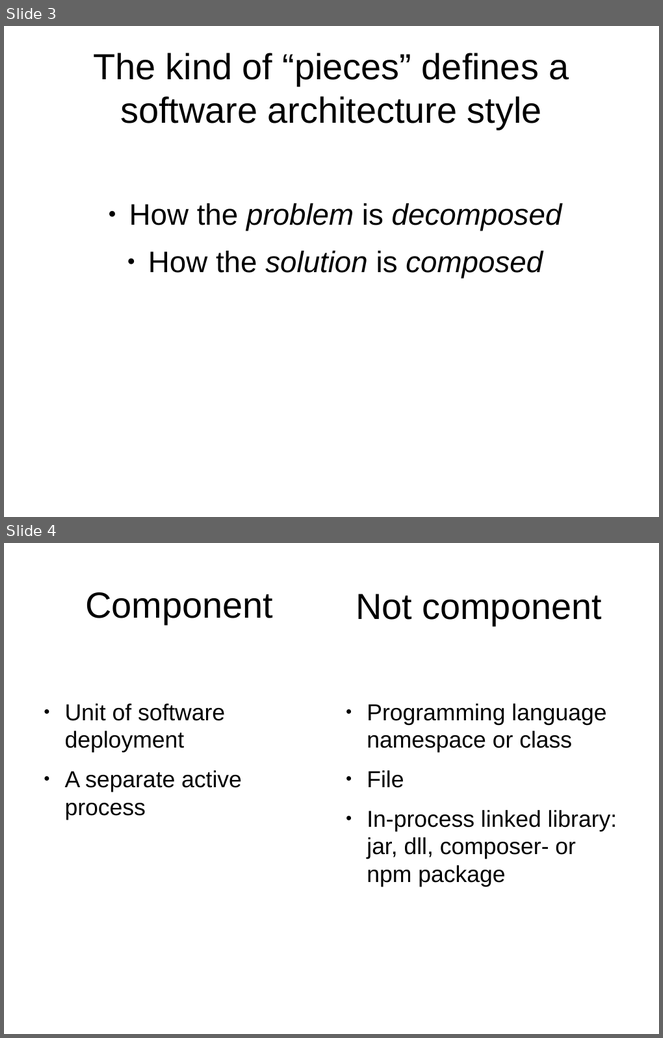
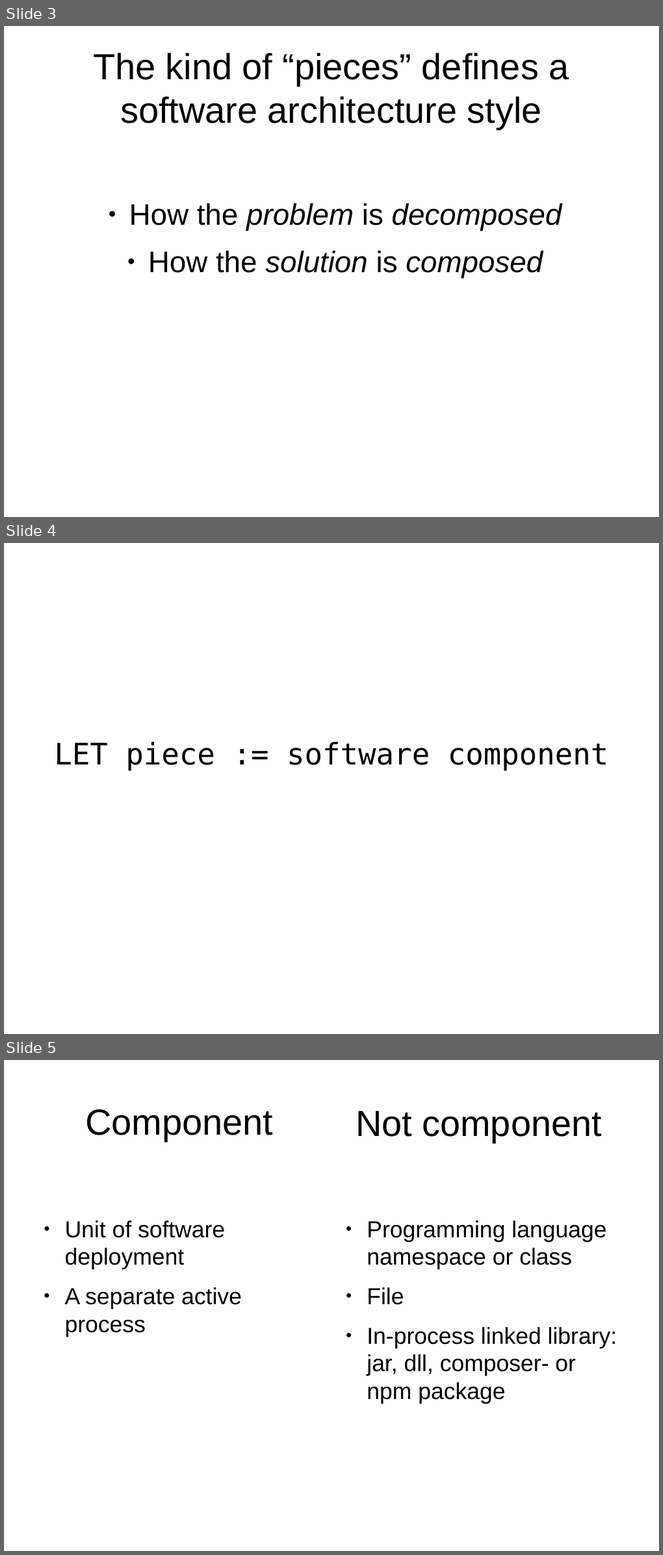
Before and after one commit to ikr/json-schema-for-http-apis, a slide deck: slides.odp. Shown one above the other, each under a label of ours: slides 3 and 4 before the commit, slides 3, 4 and 5 after it. The pictures are 663x1038 and 663x1555 pixels, drawn with LibreOffice and Linux fonts; fonts in the diff are those of the drawing. Boxes give left, top, right and bottom in pixels: in the first picture for what was removed or moved away, otherwise in the second. Text is boxed around its words. In the diff, an @@ line names an element or a change of style, - is before the commit and + after.

```diff
--- a/slides.odp
+++ b/slides.odp
@@ slide 4 added at [4,543,659,1034], background #FFFFFF @@
@@ subtitle added at [54,742,609,771], 36 pt, text #000000 @@
+LET piece := software component
@@ what was slide 4 is now slide 5 @@
```
Also in this commit, not shown: 4 slides changed.
